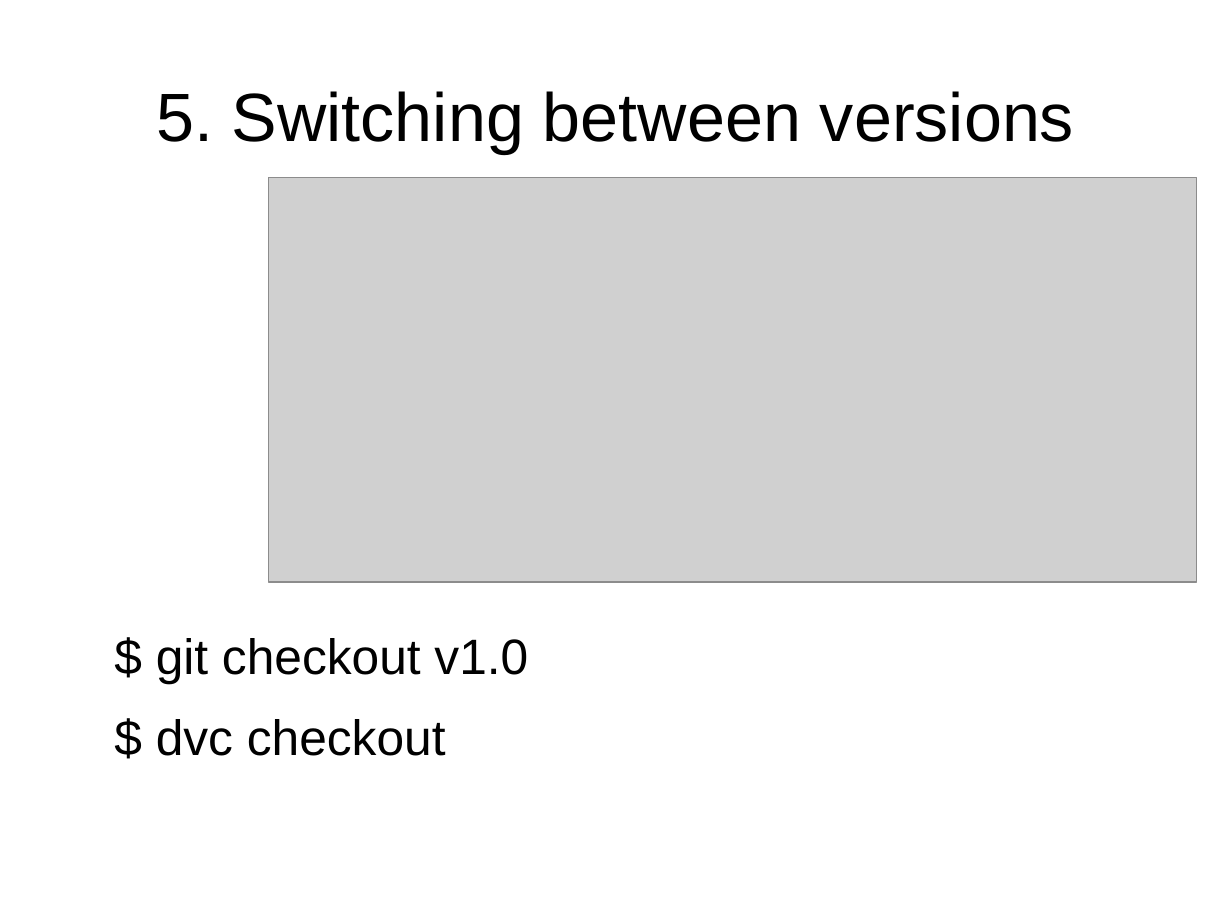
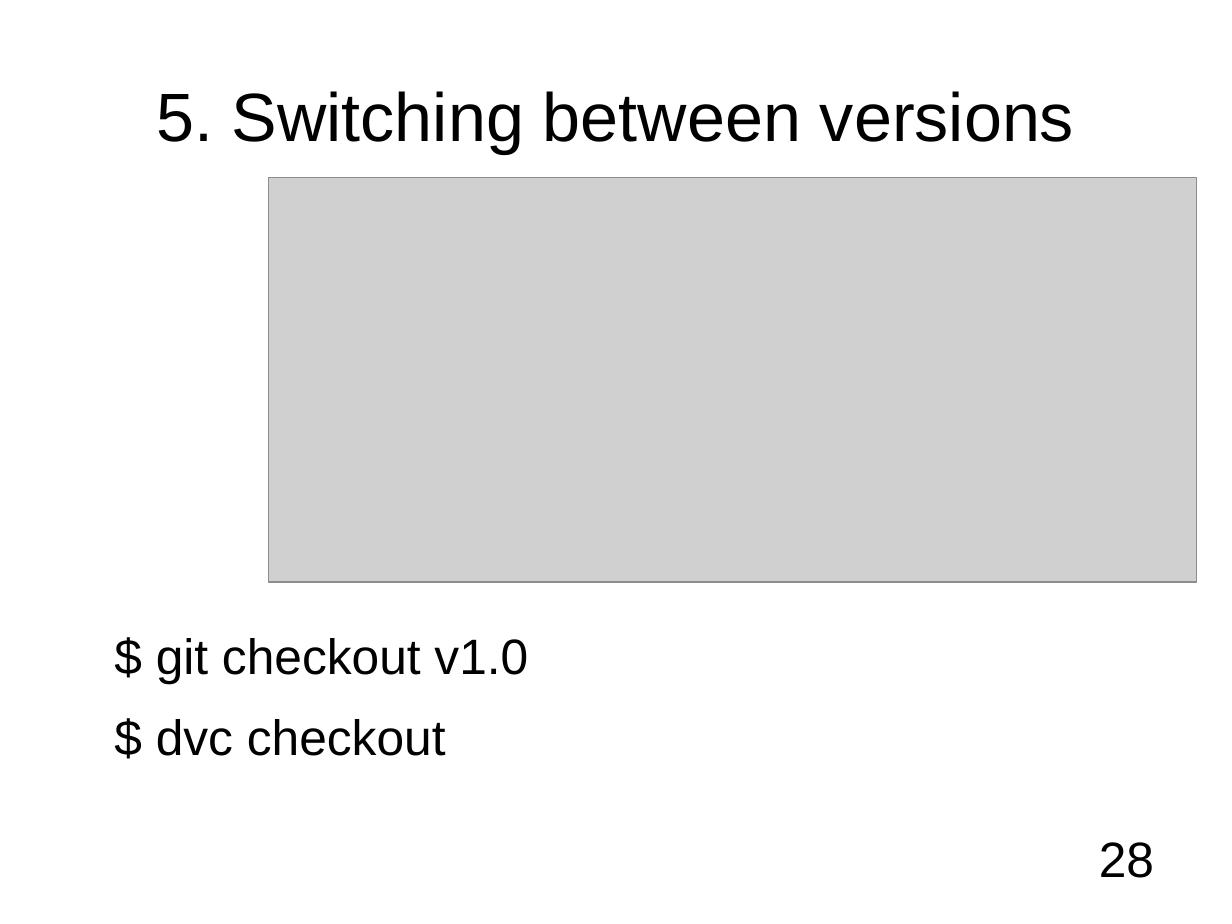
Before and after one commit to kurianbenoy/Talks, a slide deck: slide 28 of Pycon India/Talks.odp. Drawn at 1232x924 pixels with LibreOffice and Linux fonts; fonts in the diff are those of the drawing; grey boxes stand for pictures; background and template pictures are left out. Boxes give left, top, right and bottom in pixels: in the first picture for what was removed or moved away, otherwise in the second. Text is boxed around its words. In the diff, an @@ line names an element or a change of style, - is before the commit and + after.

```diff
--- a/Pycon India/Talks.odp
+++ b/Pycon India/Talks.odp
@@ text added at box(1099, 842, 1154, 878), 32 pt, text #000000 @@
+28
```
Also in this commit, not shown: 34 other slides changed, 1 slide added, 1 slide removed, 7 other files.
